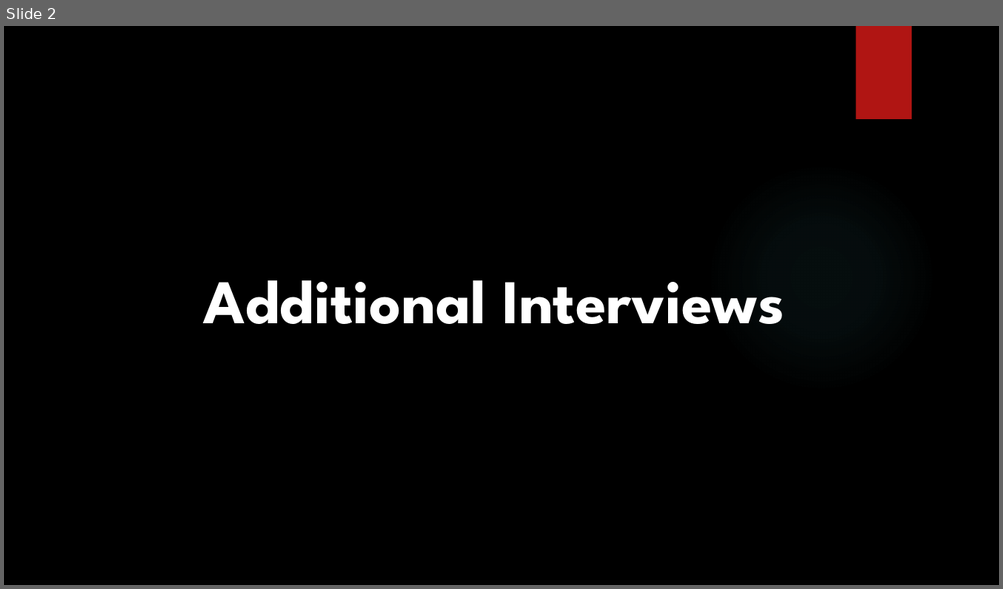
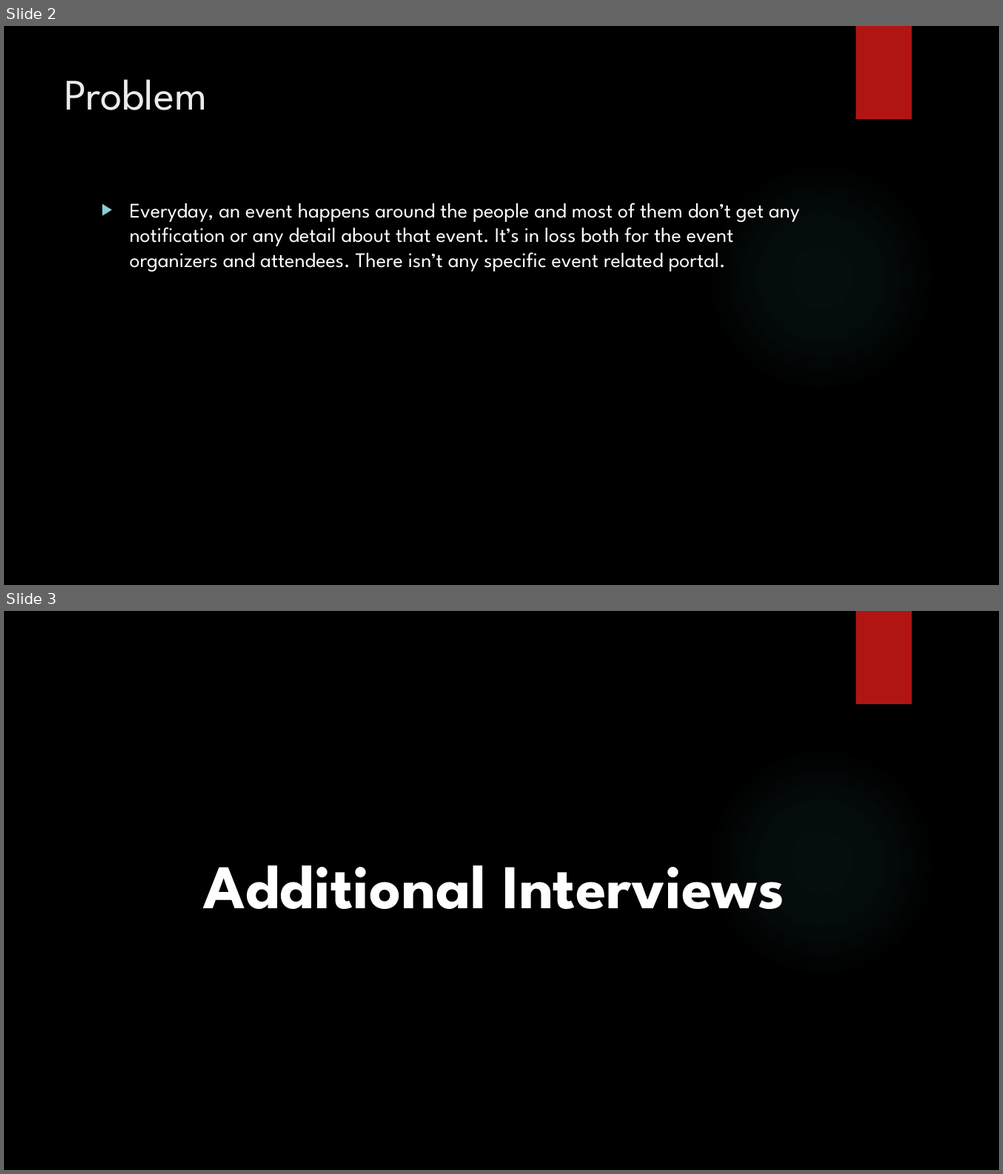
Before and after one commit to ahmer092/Evelander, a slide deck: HCI Project Task 2.pptx. Shown one above the other, each under a label of ours: slide 2 before the commit, slides 2 and 3 after it. The pictures are 1003x589 and 1003x1174 pixels, drawn with LibreOffice and Linux fonts; fonts in the diff are those of the drawing; background and template pictures are left out. Boxes give left, top, right and bottom in pixels: in the first picture for what was removed or moved away, otherwise in the second. Text is boxed around its words. In the diff, an @@ line names an element or a change of style, - is before the commit and + after.

```diff
--- a/HCI Project Task 2.pptx
+++ b/HCI Project Task 2.pptx
@@ slide 2 added at <box>4,26,999,585</box>, background picture (left out); not listed: 2 template elements that a slide beside it also shows @@
@@ title added at <box>64,79,207,110</box>, 42 pt, text #EBEBEB @@
+Problem
@@ text added at <box>130,203,800,272</box>, 20 pt, text #FFFFFF @@
+▶ Everyday, an event happens around the people and most of them don’t get any notification or any detail about that event. It’s in loss both for the event organizers and attendees. There isn’t any specific event related portal.
@@ what was slide 2 is now slide 3 @@
```
Also in this commit, not shown: 3 slides changed.
